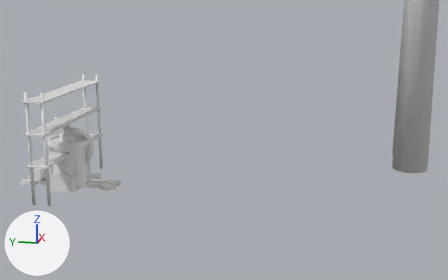
The Blender file Artistfiles/environmentprops.blend: old version first, new version second.
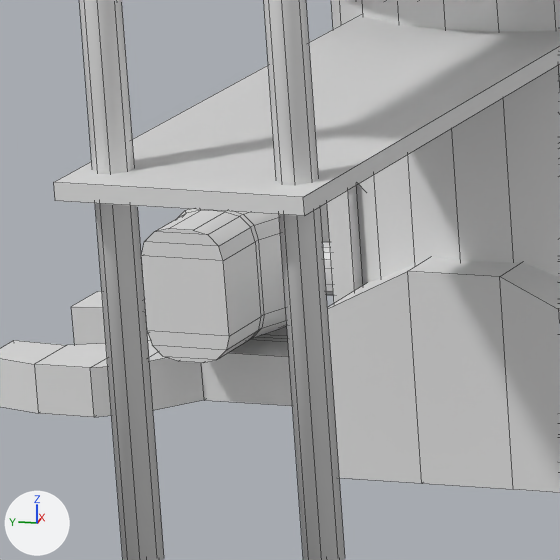
The first picture shows the older version from a 50 mm lens placed at (-76.0, -36.7, 26.4), pointed at (5.3, -20.4, 6.1). The close-ups show both versions on the part from 5% to 15% of the width and 54% to 71% of the height of that picture. Arrows for +X, +Y and +Z are at lower left; the lights stay in place. The close-ups show mesh edges as thin lines.

The older version as bpy lines, for what is in view:
```python
me_cube_001 = bpy.data.meshes.new('Cube.001')
me_cube_001.from_pydata(...)  # 88 vertices, 74 faces; spans x -9.0..9.0, y -1.4..1.4, z -7.6..6.5
me_cube_001.materials.append(mat_cm)  # its picture is missing
me_cube_003 = bpy.data.meshes.new('Cube.003')
me_cube_003.from_pydata(...)  # 128 vertices, 114 faces; spans x -2.0..2.0, y -2.0..2.0, z -2.0..2.0
me_cube_003.polygons.foreach_set('use_smooth', [True] * 114)
me_cube_003.materials.append(mat_cm)  # its picture is missing
me_cube_007 = bpy.data.meshes.new('Cube.007')
me_cube_007.from_pydata(...)  # 208 vertices, 204 faces; spans x -3.0..3.0, y -8.8..9.4, z -1.5..1.7
me_cube_007.polygons.foreach_set('use_smooth', [True] * 204)
me_cube_007.materials.append(mat_cm)  # its picture is missing
ob_hammer = bpy.data.objects.new('Hammer', me_cube_007)
ob_hammer.location = (0.0, 0.0, 1.5)
ob_hammer.scale = (0.5, 0.5, 0.5)
ob_kisten = bpy.data.objects.new('Kisten', me_cube_003)
ob_kisten.location = (0.0, 0.0, 2.0)
ob_shelf01 = bpy.data.objects.new('Shelf01', me_cube_001)
ob_shelf01.location = (0.0, 0.0, 7.64)
# also in view: 'Wrench' at (0.0, 0.0, 0.3); 'Toolkit' at (0.0, -0.2, 1.6); 'Trashbang' at (0.0, 0.0, 3.6)
```
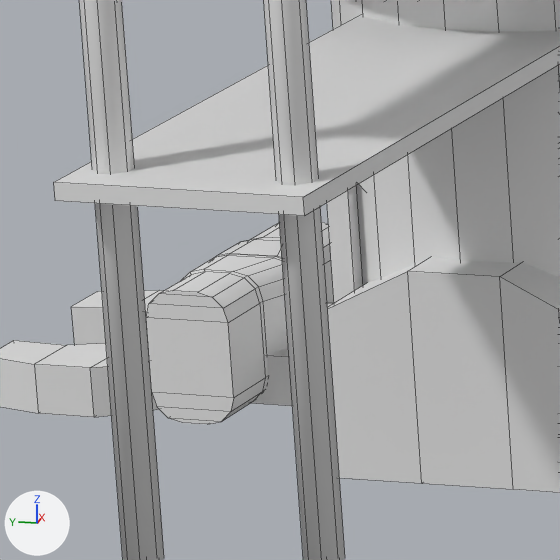
Where the newer file only moved an object's origin or applied its transform, the numbers keep the older frame.

Boxes (x1, y1, x2, y2) around the edits, measured in the close-ups (560 x 560 px):
'Hammer', moved: before (141, 203, 334, 363); after (146, 222, 334, 424)

The change in detail:
Object 'Hammer' (ob_hammer) moves from (0.0, 0.0, 1.5) to (0.0, 0.0, 0.75).
